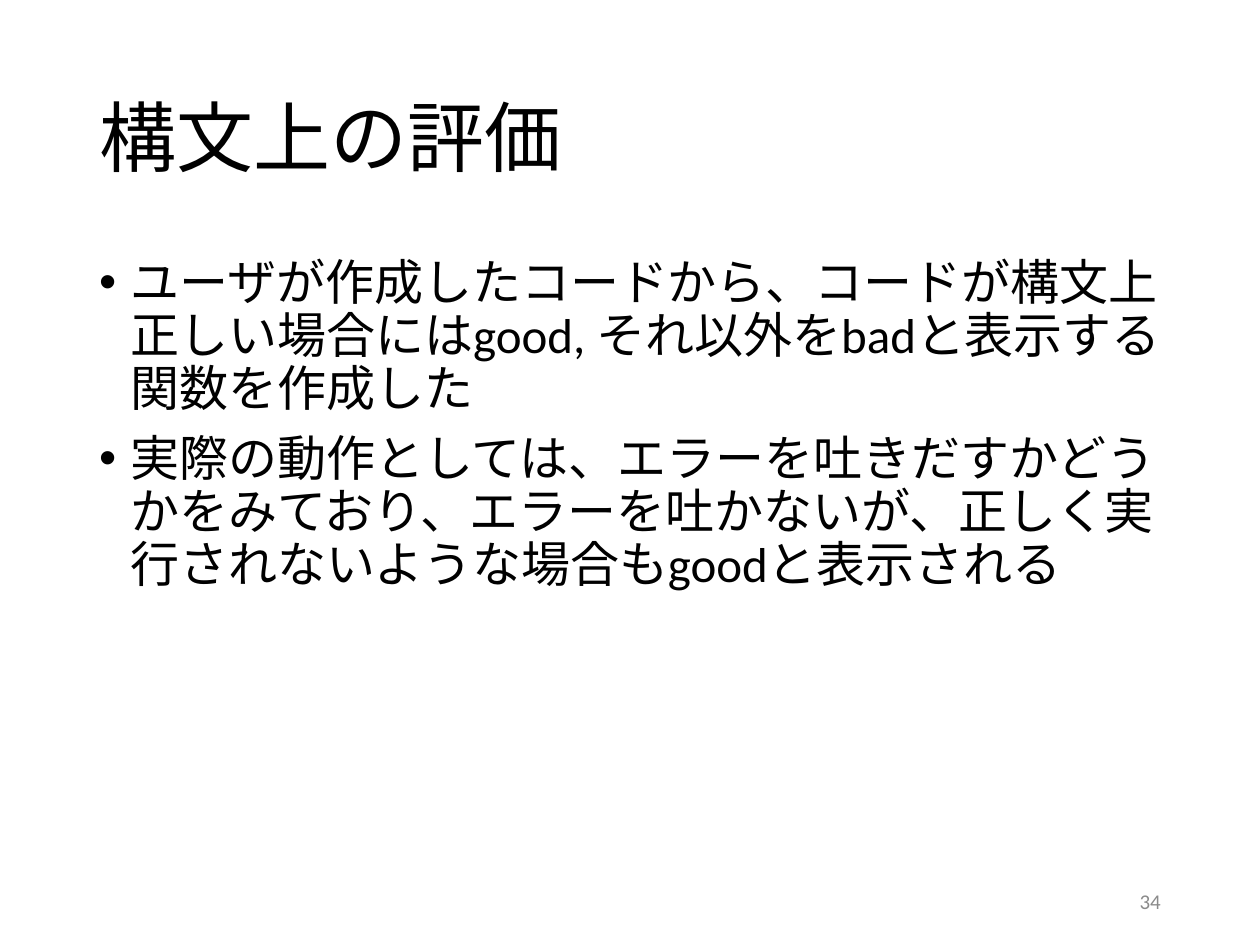
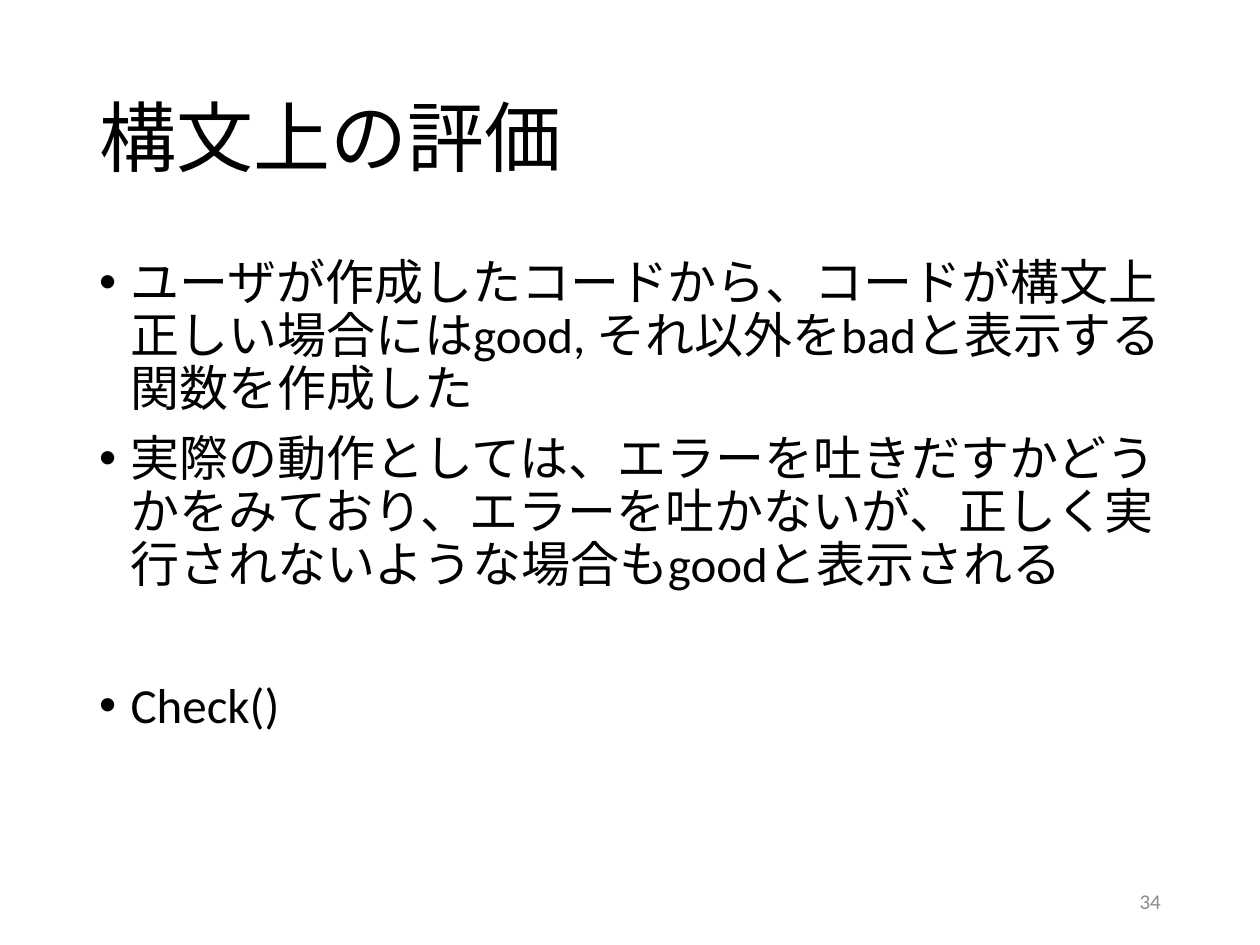
Before and after one commit to kait-takanolab/1821121-shimaoka-thesis, a slide deck: slide 34 of 1821121_shimaoka_sotsuken.pptx. Drawn at 1260x945 pixels with LibreOffice and Linux fonts; fonts in the diff are those of the drawing. Boxes give left, top, right and bottom in pixels: in the first picture for what was removed or moved away, otherwise in the second. Text is boxed around its words. In the diff, an @@ line names an element or a change of style, - is before the commit and + after.

```diff
--- a/1821121_shimaoka_sotsuken.pptx
+++ b/1821121_shimaoka_sotsuken.pptx
@@ text at (131,687,280,730): paragraph added @@
+• Check()
```
Also in this commit, not shown: 5 other slides changed, 2 slides added, 2 other files.
